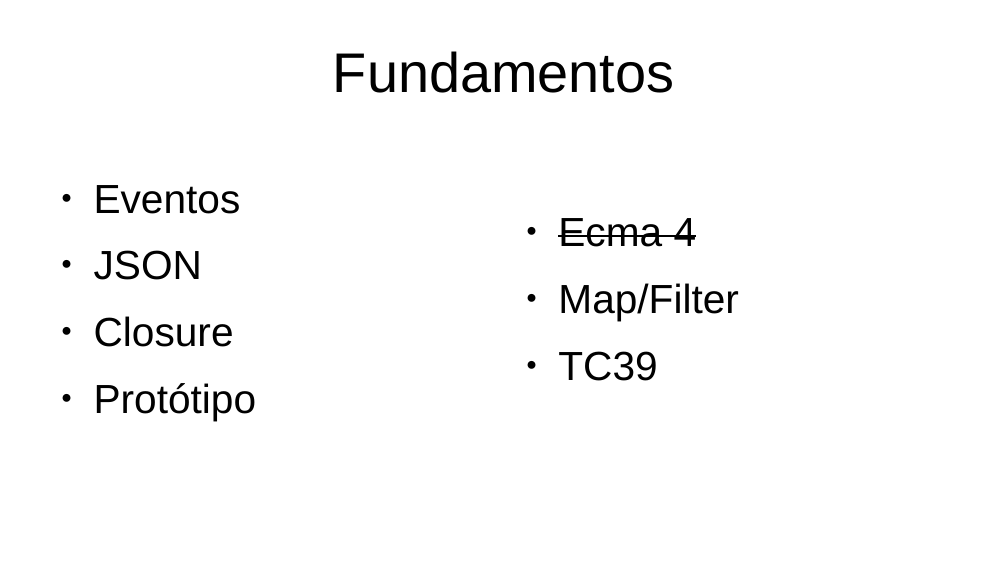
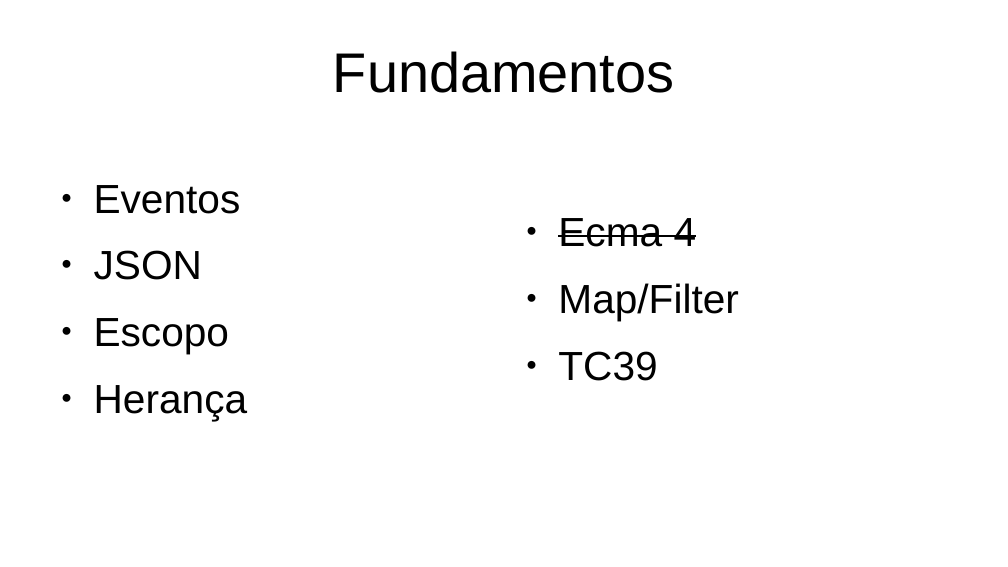
Before and after one commit to itacirgabral/redeflex, a slide deck: slide 3 of index.odp (slide 4 before the commit). Drawn at 1008x567 pixels with LibreOffice and Linux fonts; fonts in the diff are those of the drawing. Boxes give left, top, right and bottom in pixels: in the first picture for what was removed or moved away, otherwise in the second. Text is boxed around its words. In the diff, an @@ line names an element or a change of style, - is before the commit and + after.

```diff
--- a/index.odp
+++ b/index.odp
@@ text at (94, 318, 248, 421): text changed @@
-● Closure
-● Protótipo
+● Escopo
+● Herança
```
Also in this commit, not shown: 3 other slides changed, 1 slide removed, 6 other files.
